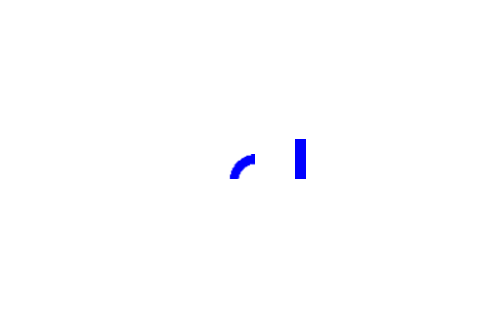
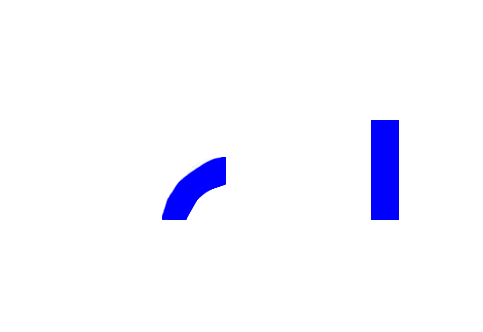
Layer changes from the first 483 x 332 image to the second:
painted on "Обычный слой 1 (вставлено)" over [left=295, top=120, right=399, bottom=220]
painted on "Обычный слой 2 (вставлено)" over [left=162, top=154, right=255, bottom=220]
